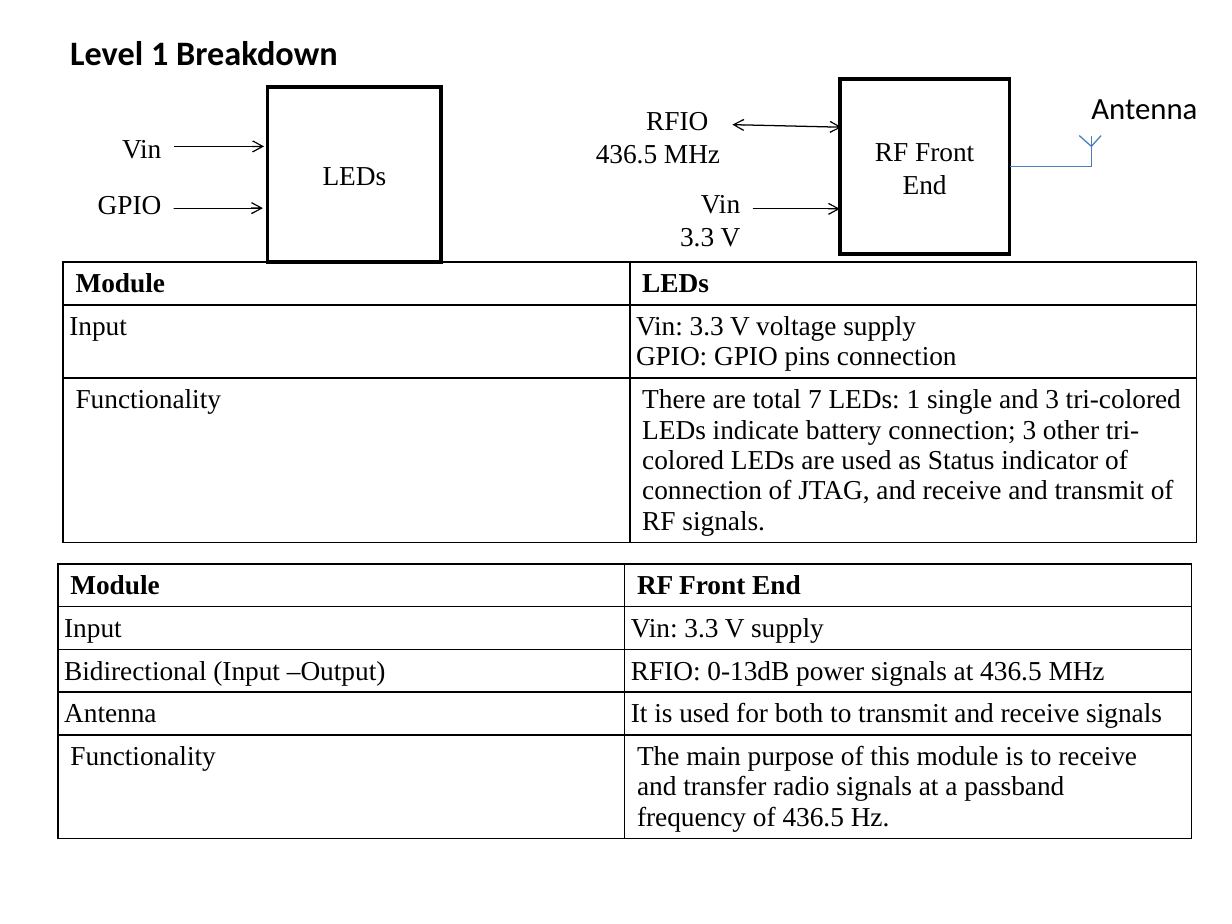
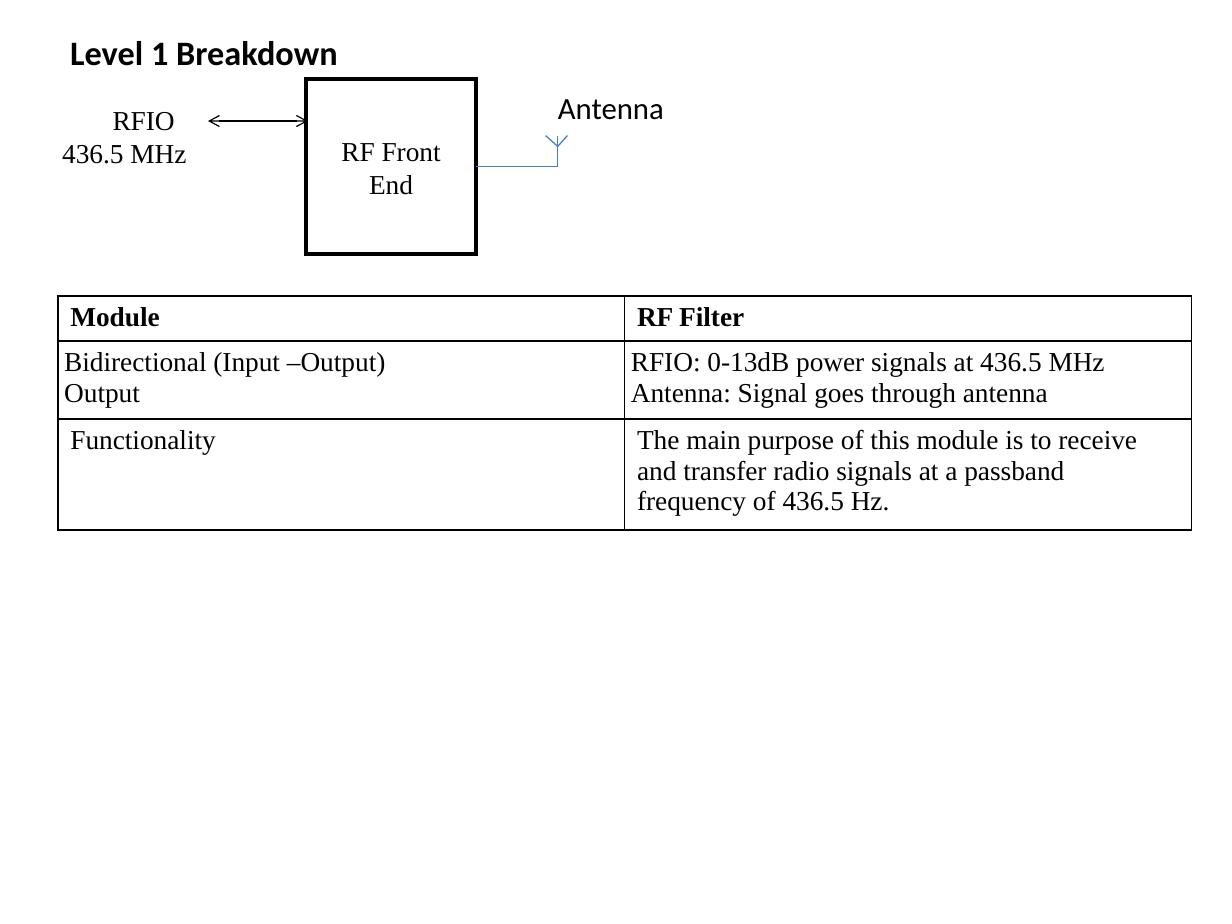
Before and after one commit to wrh2/sputnik, a slide deck: slide 4 of HW5_Design_Diagrams/T05 _ CUBESAT HW05.pptx (slide 5 before the commit). Drawn at 1232x924 pixels with LibreOffice and Linux fonts; fonts in the diff are those of the drawing. Boxes give left, top, right and bottom in pixels: in the first picture for what was removed or moved away, otherwise in the second. Text is boxed around its words. In the diff, an @@ line names an element or a change of style, - is before the commit and + after.

Commit message:
Added antenna photo and updated HW5

```diff
--- a/HW5_Design_Diagrams/T05 _ CUBESAT HW05.pptx
+++ b/HW5_Design_Diagrams/T05 _ CUBESAT HW05.pptx
@@ double arrow moved from (732, 124) - (841, 127) to (208, 121) - (308, 121) @@
@@ 4 lines, 2 rectangles, 1 text: place and size @@
-4 lines, 2 rectangles, 1 text at [573, 79, 1197, 254]
+4 lines, 2 rectangles, 1 text at [38, 79, 664, 254]
@@ group removed at [53, 87, 753, 262]: 4 rectangles, 2 arrows @@
-LEDs
-GPIO
-Vin
-Vin
-3.3 V
@@ arrow removed from (753, 209) to (840, 209) @@
@@ table removed at [63, 262, 1196, 562], 3 rows, 2 columns @@
-Module | LEDs
-Input | Vin: 3.3 V voltage supply / GPIO: GPIO pins connection
-Functionality | There are total 7 LEDs: 1 single and 3 tri-colored LEDs indicate battery connection; 3 other tri-colored LEDs are used as Status indicator of connection of JTAG, and receive and transmit of RF signals.
@@ table at [58, 296, 1191, 530] @@
-row 1: Module | RF Front End
-row 2: Input | Vin: 3.3 V supply
-row 3: Bidirectional (Input –Output) | RFIO: 0-13dB power signals at 436.5 MHz
-row 4: Antenna | It is used for both to transmit and receive signals
+row 1: Module | RF Filter
+row 2: Bidirectional (Input –Output) / Output | RFIO: 0-13dB power signals at 436.5 MHz / Antenna: Signal goes through antenna
@@ table: place and size @@
-table at [58, 564, 1191, 856]
+table at [58, 296, 1191, 530]
```
Also in this commit, not shown: 4 other slides changed, 1 slide removed, 1 other file.
